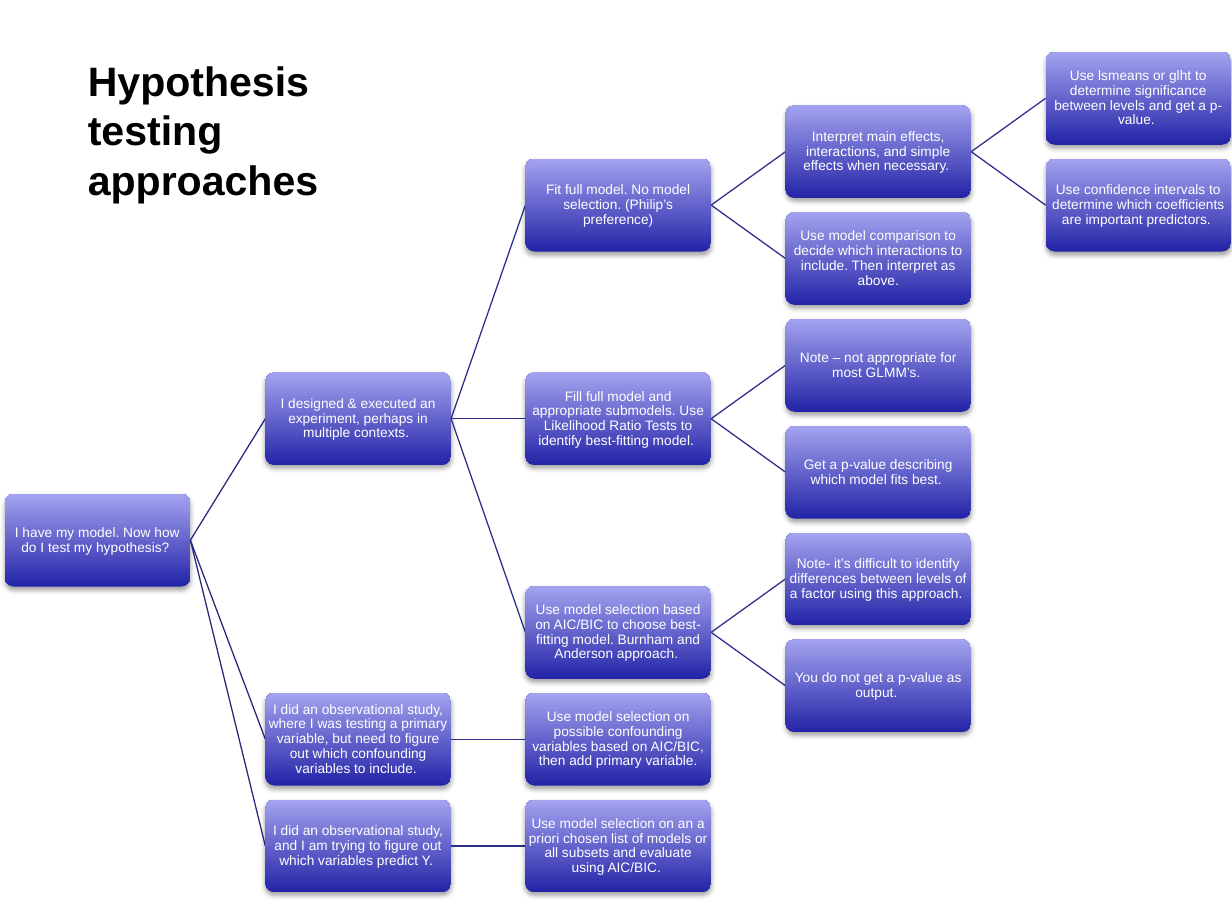
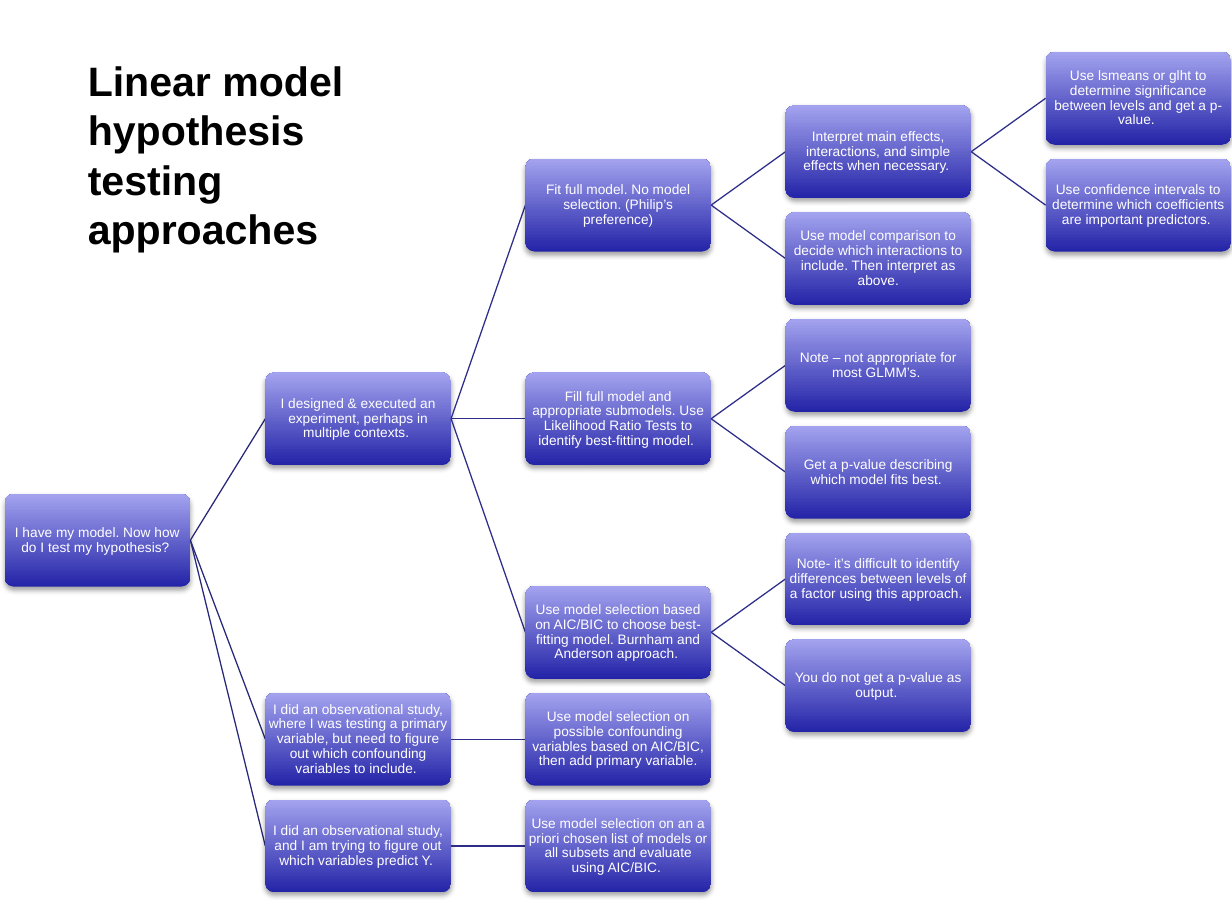
Before and after one commit to EEOB590A-Fall-2019/Course-Materials, a slide deck: slide 5 of 6. Statistical analysis/statistical approach/Haldre's Stats Flowcharts.pptx (slide 1 before the commit). Drawn at 1232x924 pixels with LibreOffice and Linux fonts; fonts in the diff are those of the drawing. Boxes give left, top, right and bottom in pixels: in the first picture for what was removed or moved away, otherwise in the second. Text is boxed around its words. In the diff, an @@ line names an element or a change of style, - is before the commit and + after.

```diff
--- a/6. Statistical analysis/statistical approach/Haldre's Stats Flowcharts.pptx
+++ b/6. Statistical analysis/statistical approach/Haldre's Stats Flowcharts.pptx
@@ text at [88,66,343,252]: text changed @@
-Hypothesis testing approaches
+Linear model hypothesis testing approaches
```
Also in this commit, not shown: 4 slides added, 3 other files.
